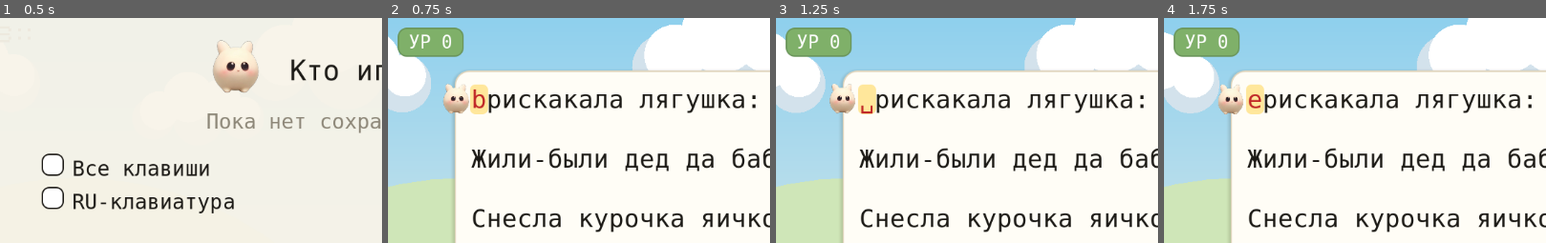
Above: before the commit, frames 1-4 (left to right).
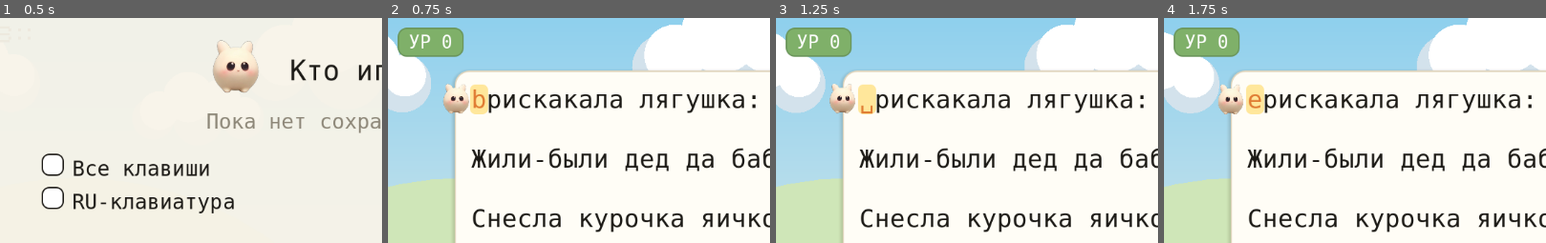
Above: after the commit, the same moments.

Repository: NikitaShubin/ModernBabyType
Game: Godot game, scene res://scenes/main.tscn
Two runs of this game, one before a commit and one after it. Both use one fixed random seed, a clock stepped at 60 frames per second and the inputs below.
Inputs (mouse positions are % of the whole screen's width and height, from its top left):
- Up to frame 1 (0.5 s): no input
- Up to frame 2 (0.75 s): tap Enter at 0.5 s; move the mouse to (72, 45) at 0.52 s; hold D from 0.53 s (still down); tap B at 0.6 s; click (72, 45) at 0.67 s
- Up to frame 3 (1.25 s): keep holding D; tap Space at 0.77, 1.07 s; tap C at 0.8 s
- Up to frame 4 (1.75 s): move the mouse to (30, 55) at 1.27 s; release D at 1.28 s; hold S from 1.28 s (still down); tap C at 1.35 s; tap Space at 1.52 s; tap E at 1.55 s
The pictures show only the part of the screen within x 0-50%, y 0-50%; the shares and areas given below are measured in that part.

Frame 1 is identical in both runs. In frame 2, 0.1% of the frame differs, in the area x 22-26%, y 31-41%; in frame 3, less than 0.1%; in frame 4, 0.1%.

Commit message:
RU-клавиатура целиком (символьная таблица, галочка, R): на хранение

Diff:
--- a/game/scripts/balance.gd
+++ b/game/scripts/balance.gd
@@ -7,40 +7,40 @@
 const KEY_PROGRESSION := " аовлыдфжпреимтнгрушщзхъёйчясмитьбю,.!?-:;\"'()1234567890"
 const INITIAL_ACTIVE_COUNT := 3
 const WINS_TO_LEVEL_UP := 3
-## Позиционная русская раскладка для латинской клавиатуры: keycode
-## физической клавиши → буква ЙЦУКЕН (стандарт Windows-RU). Нужно стенду
-## (в образах эмулятора русских KCM нет вообще) и хромбукам с английской
-## раскладкой. Чистая таблица: keycode → [без шифта, с шифтом].
-## Софтовые клавиатуры шлют KEY_UNKNOWN/0 и идут мимо таблицы как есть.
-const RU_POS := {
-	KEY_A: ["ф", "Ф"], KEY_B: ["и", "И"], KEY_C: ["с", "С"],
-	KEY_D: ["в", "В"], KEY_E: ["у", "У"], KEY_F: ["а", "А"],
-	KEY_G: ["п", "П"], KEY_H: ["р", "Р"], KEY_I: ["ш", "Ш"],
-	KEY_J: ["о", "О"], KEY_K: ["л", "Л"], KEY_L: ["д", "Д"],
-	KEY_M: ["ь", "Ь"], KEY_N: ["т", "Т"], KEY_O: ["щ", "Щ"],
-	KEY_P: ["з", "З"], KEY_Q: ["й", "Й"], KEY_R: ["к", "К"],
-	KEY_S: ["ы", "Ы"], KEY_T: ["е", "Е"], KEY_U: ["г", "Г"],
-	KEY_V: ["м", "М"], KEY_W: ["ц", "Ц"], KEY_X: ["ч", "Ч"],
-	KEY_Y: ["н", "Н"], KEY_Z: ["я", "Я"],
-	KEY_0: ["0", ")"], KEY_1: ["1", "!"], KEY_2: ["2", "\""],
-	KEY_3: ["3", "№"], KEY_4: ["4", ";"], KEY_5: ["5", "%"],
-	KEY_6: ["6", ":"], KEY_7: ["7", "?"], KEY_8: ["8", "*"],
-	KEY_9: ["9", "("],
-	KEY_MINUS: ["-", "_"], KEY_EQUAL: ["=", "+"],
-	KEY_BRACKETLEFT: ["х", "Х"], KEY_BRACKETRIGHT: ["ъ", "Ъ"],
-	KEY_SEMICOLON: ["ж", "Ж"], KEY_APOSTROPHE: ["э", "Э"],
-	KEY_BACKSLASH: ["\\", "/"], KEY_COMMA: ["б", "Б"],
-	KEY_PERIOD: ["ю", "Ю"], KEY_SLASH: [".", ","],
-	KEY_QUOTELEFT: ["ё", "Ё"], KEY_SPACE: [" ", " "],
+## Позиционная русская раскладка для латинского ввода: символ US-клавиши
+## → буква ЙЦУКЕН (стандарт Windows-RU). Нужно стенду (в образах эмулятора
+## русских KCM нет вообще) и хромбукам. Чистая таблица: символ → символ,
+## всё остальное (включая кириллицу с настоящих русских клавиатур) идёт
+## мимо как есть. Именно символами, а не keycode: эмулятор шифтованные
+## клавиши (Shift+слэш и т.п.) присылает готовым unicode без keycode,
+## и кодовая таблица их не ловила (буквы шли, пунктуация — нет).
+const RU_CHAR := {
+	"a": "ф", "b": "и", "c": "с", "d": "в", "e": "у", "f": "а",
+	"g": "п", "h": "р", "i": "ш", "j": "о", "k": "л", "l": "д",
+	"m": "ь", "n": "т", "o": "щ", "p": "з", "q": "й", "r": "к",
+	"s": "ы", "t": "е", "u": "г", "v": "м", "w": "ц", "x": "ч",
+	"y": "н", "z": "я",
+	"A": "Ф", "B": "И", "C": "С", "D": "В", "E": "У", "F": "А",
+	"G": "П", "H": "Р", "I": "Ш", "J": "О", "K": "Л", "L": "Д",
+	"M": "Ь", "N": "Т", "O": "Щ", "P": "З", "Q": "Й", "R": "К",
+	"S": "Ы", "T": "Е", "U": "Г", "V": "М", "W": "Ц", "X": "Ч",
+	"Y": "Н", "Z": "Я",
+	"`": "ё", "~": "Ё", "#": "№", "$": ";", "^": ":", "&": "?",
+	"[": "х", "{": "Х", "]": "ъ", "}": "Ъ", ";": "ж", ":": "Ж",
+	"'": "э", "\"": "Э", "|": "/", ",": "б", "<": "Б",
+	".": "ю", ">": "Ю", "?": ",",
 }
 
 
-## Буква под keycode на латинской клавиатуре (пусто — не буква).
-static func latin_to_ru(keycode: int, shifted: bool) -> String:
-	if not RU_POS.has(keycode):
-		return ""
-	var pair: Array = RU_POS[keycode]
-	return pair[1] if shifted else pair[0]
+## Символ с латинской клавиши в русский (та же таблица, вид сбоку).
+## Основной путь: эмулятор и часть софтовых клавиатур присылают готовый
+## символ без keycode — ловим по нему.
+static func ru_char(ch: String) -> String:
+	if RU_CHAR.has(ch):
+		return RU_CHAR[ch]
+	return ch
+
+
 ## База slow: даже ребёнок, который только сел за клавиатуру и ищет
 ## три кнопки (пробел, а, о), успевает убежать. Было 2.0 — ёж ловил
 ## новичка раньше, чем тот находил буквы.
--- a/game/scripts/main.gd
+++ b/game/scripts/main.gd
@@ -226,11 +226,8 @@
 		tl.autowrap_mode = TextServer.AUTOWRAP_OFF
 		tl.scroll_active = false
 		tl.mouse_filter = Control.MOUSE_FILTER_IGNORE
-		# Буквы — ПОВЕРХ героев: заяц и ёж шире клетки, стоят перед
-		# текущей буквой и накрывают предыдущую. Раньше текст был под
-		# ними (z = -10), и на эмуляторе это читалось как «заяц сел на
-		# букву». Теперь герой стоит за строкой, а буквы всегда целы.
-		tl.z_index = 1
+		# Текст — на заднем плане: герои рисуются поверх букв.
+		tl.z_index = -10
 		tl.add_theme_font_override("normal_font", mono)
 		tl.visible = false
 		add_child(tl)
@@ -866,15 +863,14 @@
 
 
 ## Символ из клавиши: обычно unicode как есть, но с включённой
-## RU-клавиатурой железные латинские коды идут позиционно в ЙЦУКЕН
-## (стенд, хромбуки). Софтовые клавиатуры шлют KEY_UNKNOWN/0 и правилом
-## не задеваются — у них unicode уже верный.
+## RU-клавиатурой латинский ввод идёт позиционно в ЙЦУКЕН (стенд,
+## хромбуки). Кириллица с настоящих русских клавиатур таблицей не
+## задевается и идёт как есть.
 func _key_char(ke: InputEventKey) -> String:
+	var ch := String.chr(ke.unicode)
 	if S.get_ru_kb():
-		var mapped := B.latin_to_ru(ke.keycode, ke.shift_pressed)
-		if mapped != "":
-			return mapped
-	return String.chr(ke.unicode)
+		return B.ru_char(ch)
+	return ch
 
 
 func _type_char(ch: String) -> void:
--- a/game/scripts/menu.gd
+++ b/game/scripts/menu.gd
@@ -347,11 +347,10 @@
 
 ## Символ из клавиши (та же механика, что _key_char в main.gd).
 func _menu_char(ke: InputEventKey) -> String:
+	var ch := String.chr(ke.unicode)
 	if S.get_ru_kb():
-		var mapped := B.latin_to_ru(ke.keycode, ke.shift_pressed)
-		if mapped != "":
-			return mapped
-	return String.chr(ke.unicode)
+		return B.ru_char(ch)
+	return ch
 
 
 func _guest() -> void:
--- a/game/tests/logic_test.gd
+++ b/game/tests/logic_test.gd
@@ -610,22 +610,21 @@
 		"monster word is hard-split"
 	)
 
-	# --- Позиционная RU-раскладка для латинской клавиатуры (стенд). ---
-	# Чистая таблица: keycode → ЙЦУКЕН. Софт-клавиатуры (KEY_UNKNOWN)
-	# идут мимо — у них unicode уже верный.
-	var tr: Callable = BB.latin_to_ru
-	_check(tr.call(KEY_A, false) == "ф", "A position types ef")
-	_check(tr.call(KEY_A, true) == "Ф", "shift keeps case")
-	_check(tr.call(KEY_S, false) == "ы", "S position types yeru")
-	_check(tr.call(KEY_Q, false) == "й", "Q position types short-i")
-	_check(tr.call(KEY_QUOTELEFT, false) == "ё", "grave types io")
-	_check(tr.call(KEY_2, true) == "\"", "shift-2 types quote")
-	_check(tr.call(KEY_3, true) == "№", "shift-3 types numero")
-	_check(tr.call(KEY_SLASH, false) == ".", "slash types dot")
-	_check(tr.call(KEY_SLASH, true) == ",", "shift-slash types comma")
-	_check(tr.call(KEY_SPACE, false) == " ", "space passes through")
-	_check(tr.call(KEY_F1, false) == "", "function keys unmapped")
-	_check(tr.call(KEY_UNKNOWN, false) == "", "soft keyboards bypass")
+	# --- Позиционная RU-раскладка для латинского ввода (стенд). ---
+	# Чистая таблица: символ US-клавиши → ЙЦУКЕН. Кириллица и цифры
+	# идут мимо как есть. Именно символами, а не keycode: эмулятор
+	# шифтованные клавиши присылает готовым unicode без keycode.
+	var tr: Callable = BB.ru_char
+	_check(tr.call("a") == "ф", "a types ef")
+	_check(tr.call("A") == "Ф", "case survives")
+	_check(tr.call("s") == "ы", "s types yeru")
+	_check(tr.call("q") == "й", "q types short-i")
+	_check(tr.call("`") == "ё", "grave types io")
+	_check(tr.call("?") == ",", "shift-slash types comma")
+	_check(tr.call("3") == "3", "digits pass through")
+	_check(tr.call("#") == "№", "shift-3 types numero")
+	_check(tr.call("ф") == "ф", "cyrillic passes through")
+	_check(tr.call(" ") == " ", "space passes through")
 
 	# Маршрут символа в игре: железная латиница идёт в ЙЦУКЕН при
 	# включённой RU-клавиатуре, софтовая (без keycode) — как есть.
--- a/game/tests/profiles_test.gd
+++ b/game/tests/profiles_test.gd
@@ -679,15 +679,14 @@
 	S.set_ru_kb(false)
 	_menu.call("_unhandled_key_input", _typed_key(KEY_R, "r"))
 	_check(_menu.input_text == "r", "R types a letter while the field is active")
-	# С включённой RU-клавиатурой железная латиница идёт в ЙЦУКЕН,
-	# а софтовая (без keycode) — как есть.
+	# С включённой RU-клавиатурой железная латиница идёт в ЙЦУКЕН.
 	S.set_ru_kb(true)
 	_menu.input_text = ""
 	_menu.call("_unhandled_key_input", _typed_key(KEY_A, "a"))
 	_check(_menu.input_text == "ф", "hardware A types ef with ru on")
 	_menu.input_text = ""
-	_menu.call("_unhandled_key_input", _key_event("a"))
-	_check(_menu.input_text == "a", "soft A passes through with ru on")
+	_menu.call("_unhandled_key_input", _key_event("?"))
+	_check(_menu.input_text == ",", "shifted symbol remaps with ru on")
 	S.set_ru_kb(false)
 	_menu.input_active = false
 
Not shown, changed: AGENTS.md
